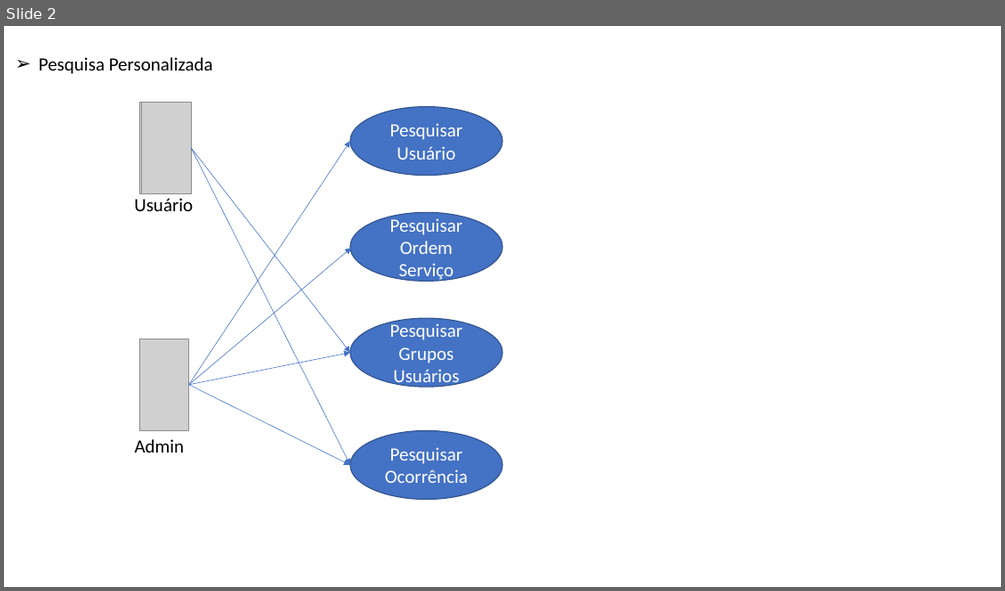
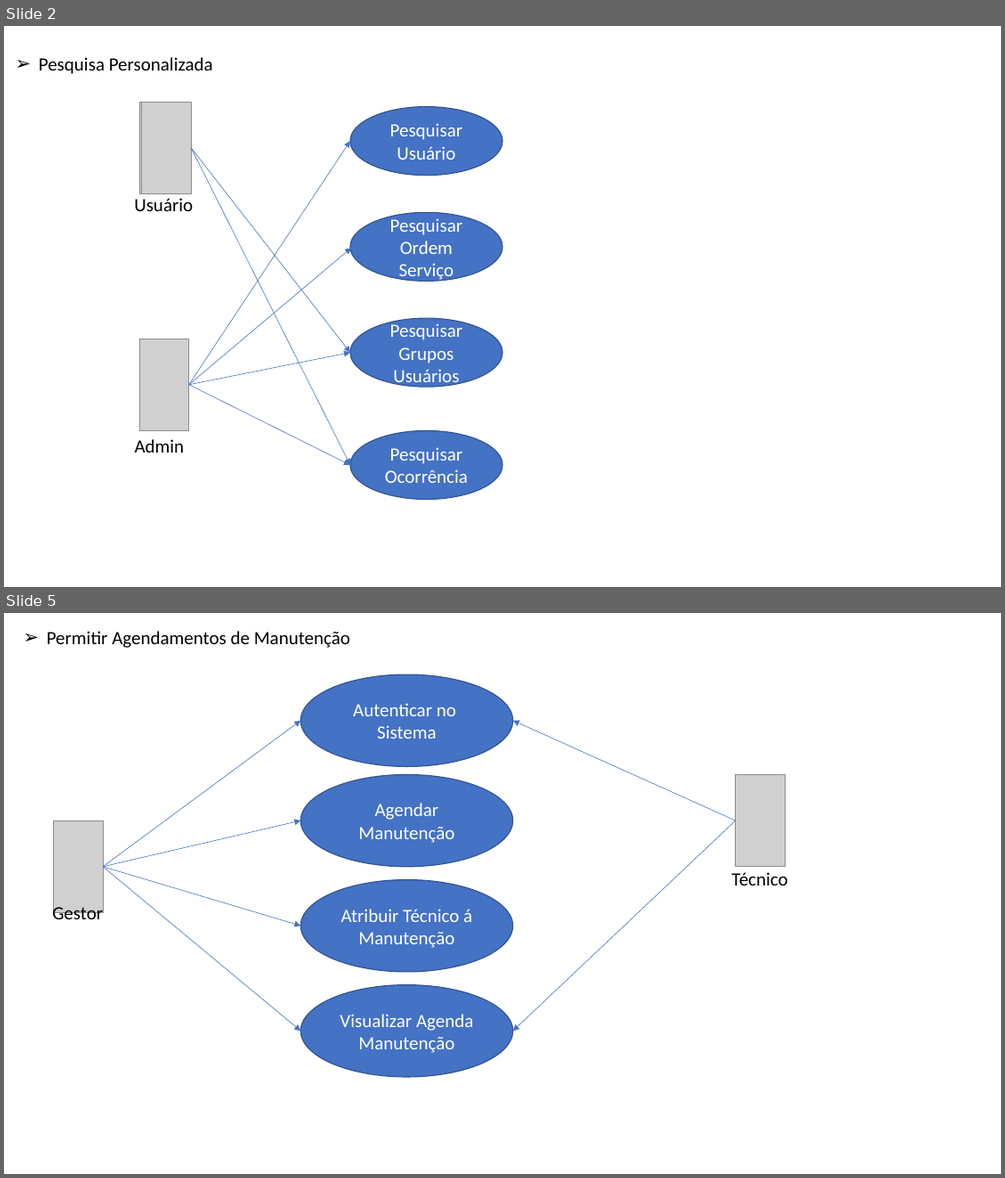
Before and after one commit to liorspencer/RepairIQ, a slide deck: docs/DiagramaCasoDeUso.pptx. Shown one above the other, each under a label of ours: slide 2 before the commit, slides 2 and 5 after it; the slides between them are not shown. The pictures are 1005x591 and 1005x1178 pixels, drawn with LibreOffice and Linux fonts; fonts in the diff are those of the drawing; grey boxes stand for pictures. Boxes give left, top, right and bottom in pixels: in the first picture for what was removed or moved away, otherwise in the second. Text is boxed around its words. In the diff, an @@ line names an element or a change of style, - is before the commit and + after.

```diff
--- a/docs/DiagramaCasoDeUso.pptx
+++ b/docs/DiagramaCasoDeUso.pptx
@@ slide 5 added at [4,613,1001,1174], background #FFFFFF @@
@@ text added at [47,631,350,648], 18 pt, text #000000 @@
+➢ Permitir Agendamentos de Manutenção
@@ ellipse added at [301,674,513,766], fill #4472C4, outline #325491 1 pt, 18 pt, text #FFFFFF @@
+Autenticar no
+Sistema
@@ arrow added from (103, 867) to (301, 721), #4472C4 0.5 pt @@
@@ arrow added from (736, 821) to (513, 721), #4472C4 0.5 pt @@
@@ ellipse added at [301,774,513,867], fill #4472C4, outline #325491 1 pt, 18 pt, text #FFFFFF @@
+Agendar Manutenção
@@ picture added at [736,774,785,867] @@
@@ picture added at [53,821,103,913] @@
@@ arrow added from (103, 867) to (301, 821), #4472C4 0.5 pt @@
@@ arrow added from (736, 821) to (513, 1031), #4472C4 0.5 pt @@
@@ arrow added from (103, 867) to (301, 925), #4472C4 0.5 pt @@
@@ arrow added from (103, 867) to (301, 1031), #4472C4 0.5 pt @@
@@ text added at [731,872,787,885], 18 pt, text #000000 @@
+Técnico
@@ text added at [52,904,103,925], 18 pt, text #000000 @@
+Gestor
@@ ellipse added at [301,880,513,972], fill #4472C4, outline #325491 1 pt, 18 pt, text #FFFFFF @@
+Atribuir Técnico á
+Manutenção
@@ ellipse added at [301,985,513,1077], fill #4472C4, outline #325491 1 pt, 18 pt, text #FFFFFF @@
+Visualizar Agenda
+Manutenção
```
Also in this commit, not shown: 2 slides changed, 1 other slide added.
